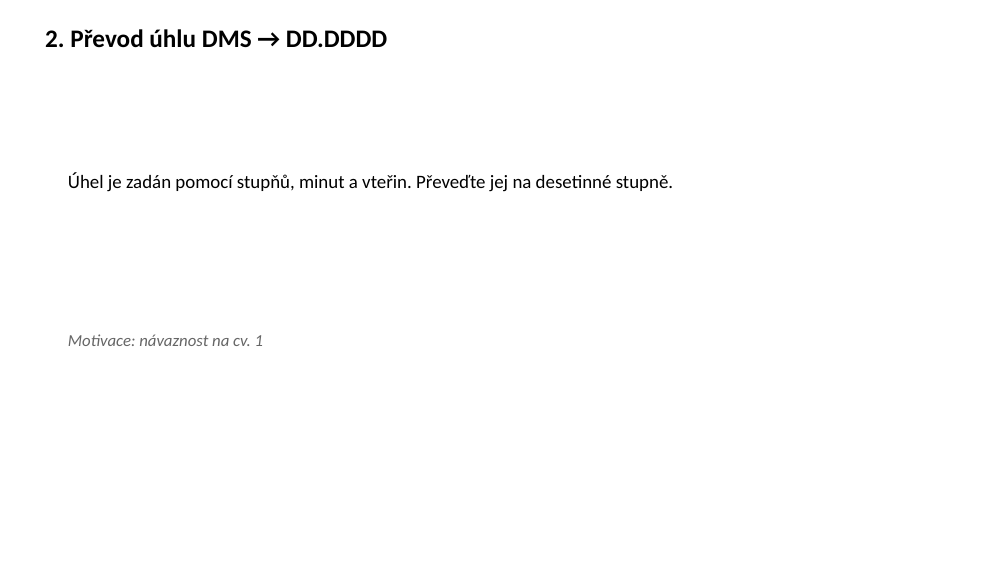
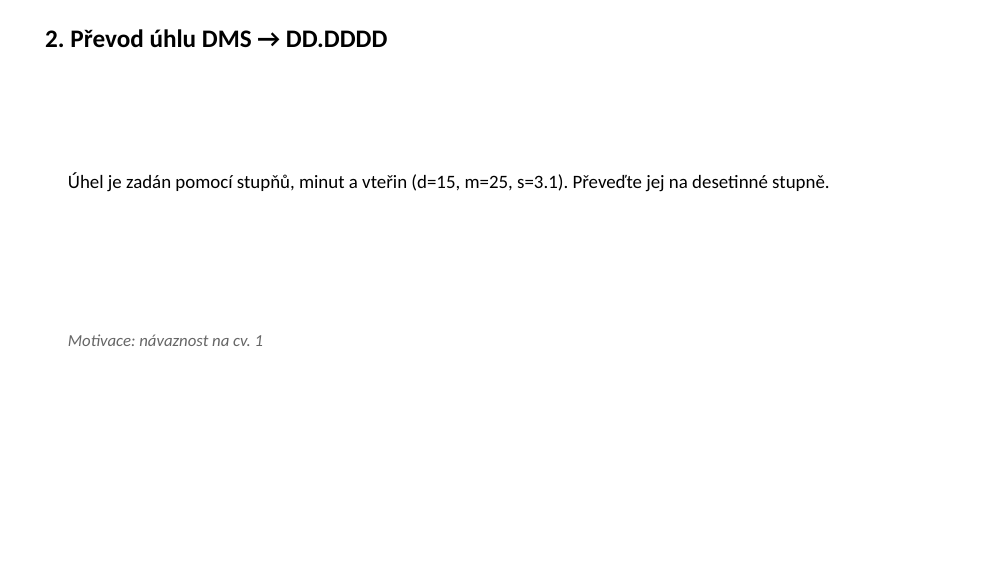
Before and after one commit to k155cvut/uvin, a slide deck: slide 3 of cviceni/cv2/uvin_cv2.pptx. Drawn at 1008x567 pixels with LibreOffice and Linux fonts; fonts in the diff are those of the drawing. Boxes give left, top, right and bottom in pixels: in the first picture for what was removed or moved away, otherwise in the second. Text is boxed around its words. In the diff, an @@ line names an element or a change of style, - is before the commit and + after.

```diff
--- a/cviceni/cv2/uvin_cv2.pptx
+++ b/cviceni/cv2/uvin_cv2.pptx
@@ text at [68,173,829,192]: text changed @@
-Úhel je zadán pomocí stupňů, minut a vteřin. Převeďte jej na desetinné stupně.
+Úhel je zadán pomocí stupňů, minut a vteřin (d=15, m=25, s=3.1). Převeďte jej na desetinné stupně.
```
Also in this commit, not shown: 6 other slides changed, 1 slide added, 1 other file.
